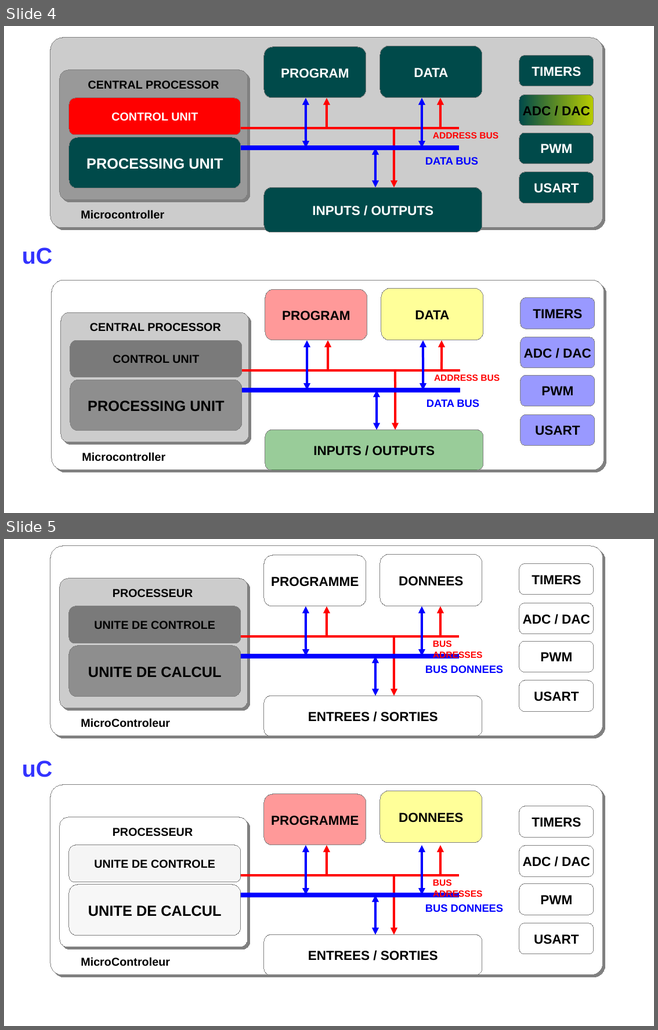
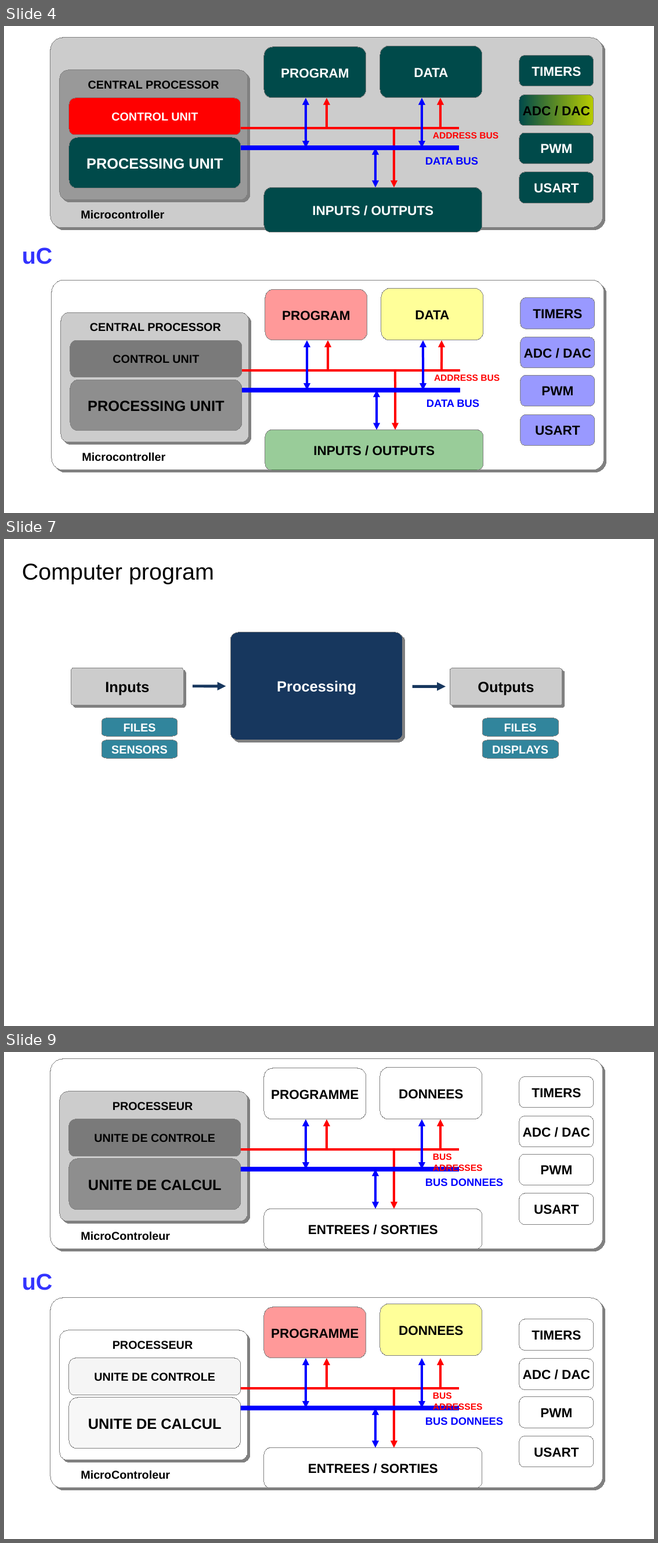
Before and after one commit to IOGS-LEnsE-training/nucleo-basics, a slide deck: figures/Nucleo_basics.pptx. Shown one above the other, each under a label of ours: slides 4 and 5 before the commit, slides 4, 7 and 9 after it; the slides between them are not shown. The pictures are 658x1030 and 658x1543 pixels, drawn with LibreOffice and Linux fonts; fonts in the diff are those of the drawing. Boxes give left, top, right and bottom in pixels: in the first picture for what was removed or moved away, otherwise in the second. Text is boxed around its words. In the diff, an @@ line names an element or a change of style, - is before the commit and + after.

```diff
--- a/figures/Nucleo_basics.pptx
+++ b/figures/Nucleo_basics.pptx
@@ slide 7 added at [4,539,654,1026], background #FFFFFF @@
@@ text added at [22,563,214,584], 28 pt, text #000000 @@
+Computer program
@@ freeform shape added at [230,632,402,740], fill #17375E, outline #808080 0 pt, 18 pt, text #FFFFFF, bold @@
+Processing
@@ freeform shape added at [71,668,184,705], fill #CCCCCC, outline #808080 0 pt, 18 pt, text #000000, bold @@
+Inputs
@@ freeform shape added at [449,668,562,705], fill #CCCCCC, outline #808080 0 pt, 18 pt, text #000000, bold @@
+Outputs
@@ arrow added from (192, 686) to (226, 686), #17375E 3.5 pt @@
@@ arrow added from (412, 686) to (445, 686), #17375E 3.5 pt @@
@@ freeform shape added at [102,718,178,736], fill #31859C, outline #808080 0 pt, 14 pt, text #FFFFFF, bold @@
+FILES
@@ freeform shape added at [482,718,558,736], fill #31859C, outline #808080 0 pt, 14 pt, text #FFFFFF, bold @@
+FILES
@@ freeform shape added at [102,740,178,758], fill #31859C, outline #808080 0 pt, 14 pt, text #FFFFFF, bold @@
+SENSORS
@@ freeform shape added at [482,740,558,758], fill #31859C, outline #808080 0 pt, 14 pt, text #FFFFFF, bold @@
+DISPLAYS
@@ what was slide 5 is now slide 9 @@
```
Also in this commit, not shown: 4 other slides added, 18 other files.
